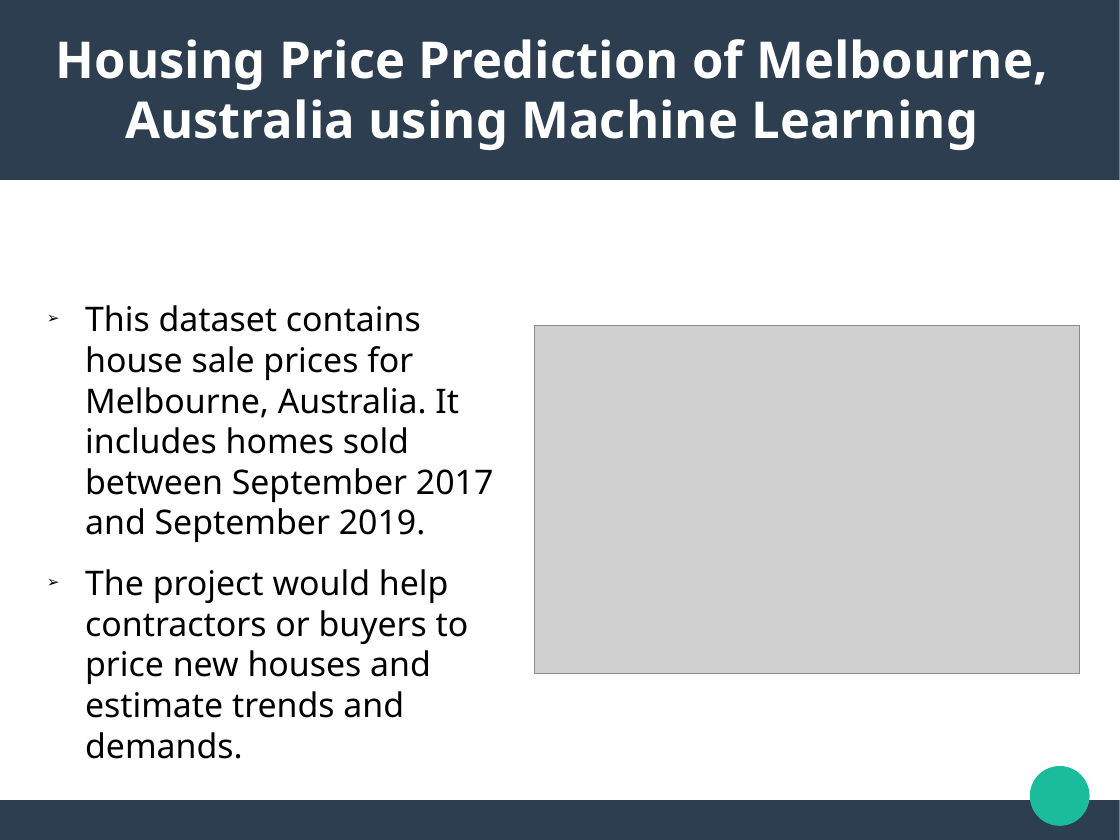
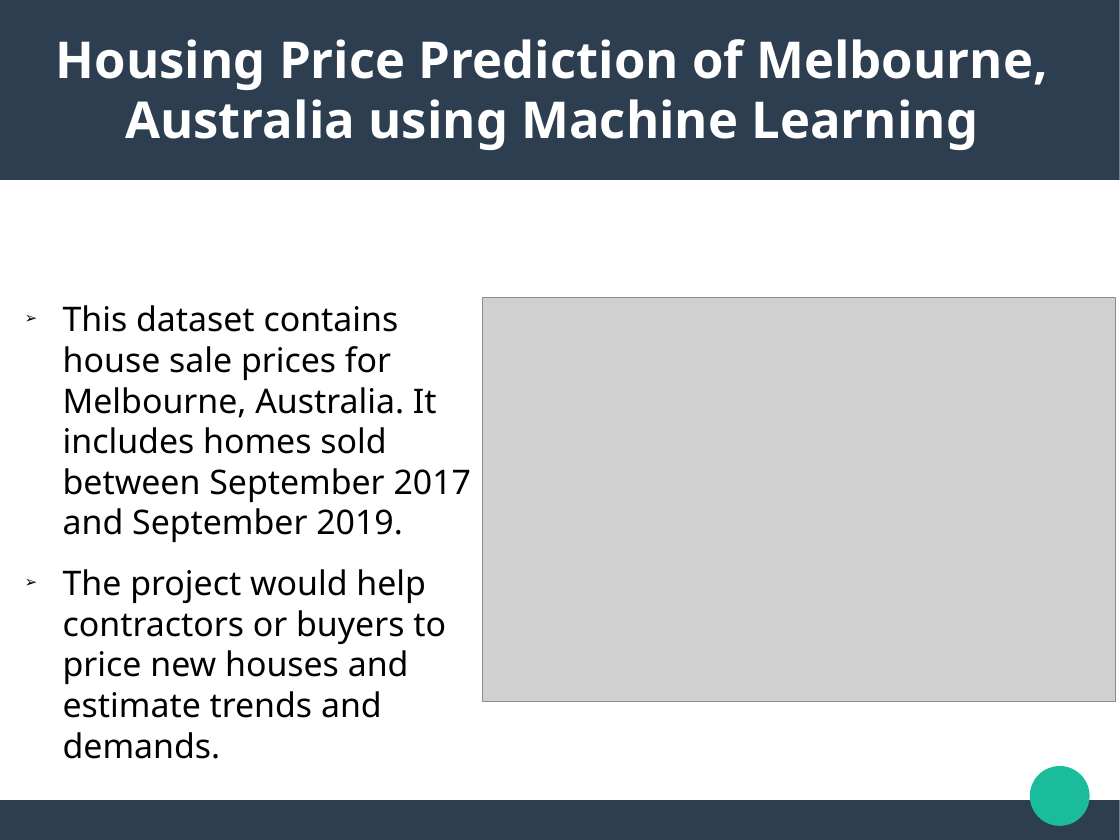
Before and after one commit to yawavi92/ML-Housing_price_predection, a slide deck: slide 2 of Resources/housing_price_prediction.pptx. Drawn at 1120x840 pixels with LibreOffice and Linux fonts; fonts in the diff are those of the drawing; grey boxes stand for pictures. Boxes give left, top, right and bottom in pixels: in the first picture for what was removed or moved away, otherwise in the second. Text is boxed around its words. In the diff, an @@ line names an element or a change of style, - is before the commit and + after.

Commit message:
Added new image files. Renamed previous image files. Modified README, powerpoint presentation, notebook file

```diff
--- a/Resources/housing_price_prediction.pptx
+++ b/Resources/housing_price_prediction.pptx
@@ text "This dataset contains house sale ...": place and size @@
-text "This dataset contains house sale ..." at (85,305,494,718)
+text "This dataset contains house sale ..." at (63,305,472,718)
@@ picture: place and size @@
-picture at (535,326,1080,675)
+picture at (483,298,1116,702)
```
Also in this commit, not shown: 6 other slides changed, 24 other files.
